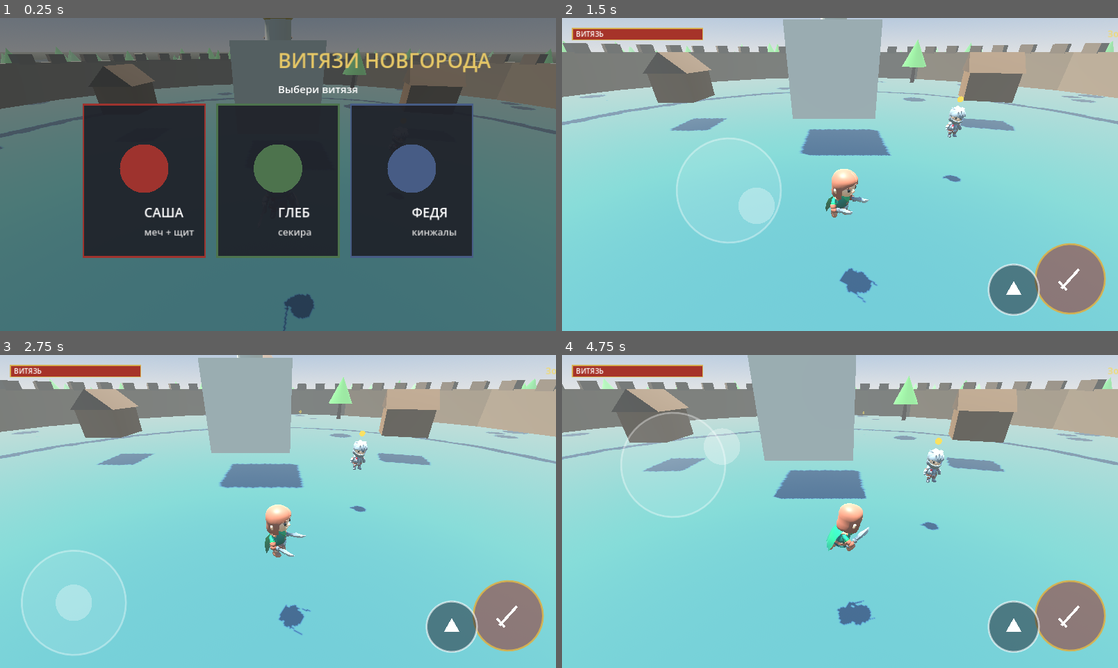
Above: before the commit, frames 1-4 (two rows, left to right).
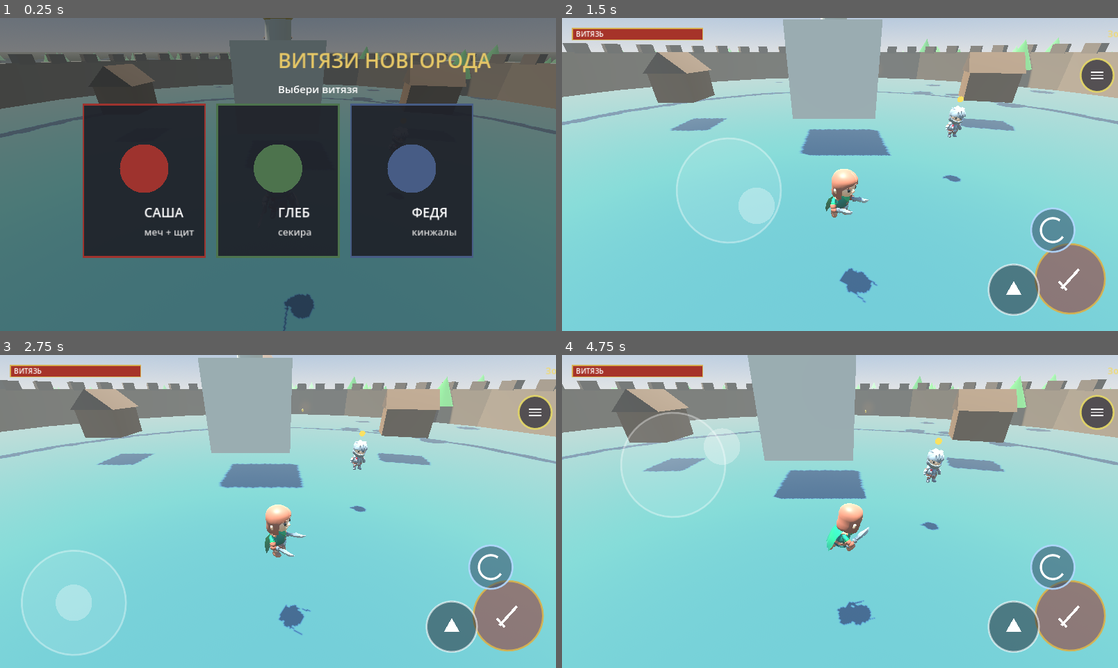
Above: after the commit, the same moments.

Repository: crucian1812-a11y/ar
Game: Godot game, scene res://Main.tscn
Two runs of this game, one before a commit and one after it. Both use one fixed random seed, a clock stepped at 60 frames per second and the inputs below.
Inputs (mouse positions are in pixels of both pictures, inside the frame that each line leads up to):
- Up to frame 1 (0.25 s): no input
- Up to frame 2 (1.5 s): move the mouse to (962, 158) at 0.52 s; click (962, 158) at 0.67 s; drag from (728, 190) to (812, 237) at 1.27 s
- Up to frame 3 (2.75 s): move the mouse to (333, 442) at 2.02 s; click (333, 442) at 2.17 s
- Up to frame 4 (4.75 s): drag from (812, 574) to (673, 464) at 2.77 s; move the mouse to (1006, 558) at 3.52 s; click (1006, 558) at 3.67 s; drag from (673, 464) to (756, 433) at 4.27 s

The runs differ from the first frame. In frame 1, 0.7% of the frame differs, in the area x 0-100%, y 8-42%; in frame 2, 2.3%; in frame 3, 2.4%, in the area x 2-100%, y 6-76%; in frame 4, 2.4%.

Commit message:
Vityazi 3D: inventory & weapon switching, bigger world, dodge + UI polish
- Inventory/equipment screen (backpack button): shows stats (damage, armor,
  HP, gold) and your weapons; tap to equip — switches the visible weapon
  attachment, damage, reach and attack animation
- Each hero has two weapon styles to switch between (1H+shield / two-handed,
  or dual daggers / lunging blade)
- New hero controls: dodge-roll button (dash + i-frames, Dodge animation) and
  an inventory button
- Bigger world: WORLD 220 / flat plaza 120, 4 villages + lone landmarks,
  8 enemy camps + boss, more trees and scattered loot
- Cleaner shop panel (close button, gold shown); kept toasts
- Verified headless: 34 enemies / 5 NPCs / 28 pickups, no script errors

Co-Authored-By: Claude Opus 4.8 <noreply@anthropic.com>
Claude-Session: https://claude.ai/code/session_01Ybzc4D61QXnypTQH2Ro8uP

Diff:
--- a/vityazi3d/Main.gd
+++ b/vityazi3d/Main.gd
@@ -1,10 +1,10 @@
 extends Node3D
 
-const WORLD := 170.0
-const CELLS := 70
-const AMP := 8.0
+const WORLD := 220.0
+const CELLS := 84
+const AMP := 9.0
 const WATER_Y := -3.0
-const PLAZA := 95.0
+const PLAZA := 120.0
 
 var noise := FastNoiseLite.new()
 var controls
@@ -42,7 +42,7 @@
 	_build_terrain()
 	_build_floor()
 	_build_water()
-	_scatter_trees(160)
+	_scatter_trees(260)
 	_build_town()
 	_build_villages()
 	_spawn_player()
@@ -182,7 +182,7 @@
 		var x := randf_range(-WORLD + 8, WORLD - 8)
 		var z := randf_range(-WORLD + 8, WORLD - 8)
 		var d := Vector2(x, z).length()
-		if d < 30.0 or d > 150.0:
+		if d < 30.0 or d > 205.0:
 			continue
 		_make_tree(Vector3(x, terrain_height(x, z), z))
 
@@ -223,10 +223,14 @@
 	_make_npc(Vector3(8, 0, 4))      # town merchant
 
 func _build_villages() -> void:
-	for center in [Vector3(-68, 0, -26), Vector3(64, 0, 42)]:
-		for off in [Vector3(-6, 0, -5), Vector3(7, 0, -4), Vector3(-5, 0, 7), Vector3(8, 0, 8)]:
+	for center in [Vector3(-78, 0, -34), Vector3(80, 0, 50), Vector3(-90, 0, 60), Vector3(95, 0, -40)]:
+		for off in [Vector3(-6, 0, -5), Vector3(7, 0, -4), Vector3(-5, 0, 7), Vector3(8, 0, 8), Vector3(0, 0, -9)]:
 			_izba(center + off)
 		_make_npc(center)
+	# a couple of lone landmarks for exploration
+	_tower(Vector3(0, 0, 110))
+	_tower(Vector3(-110, 0, 0))
+	_church(Vector3(115, 0, 95))
 
 func _make_npc(pos: Vector3) -> void:
 	var npc := GameNpc.new()
@@ -357,11 +361,12 @@
 	alive = 0
 
 func _spawn_world_enemies() -> void:
-	var camps := [Vector3(70, 0, 18), Vector3(-58, 0, 55), Vector3(22, 0, -78),
-		Vector3(-74, 0, -42), Vector3(72, 0, -52)]
+	var camps := [Vector3(75, 0, 18), Vector3(-58, 0, 60), Vector3(22, 0, -85),
+		Vector3(-80, 0, -55), Vector3(95, 0, -75), Vector3(-40, 0, 95),
+		Vector3(60, 0, 95), Vector3(-105, 0, 25)]
 	for c in camps:
 		_spawn_camp(c, false)
-	_spawn_camp(Vector3(0, 0, -88), true)   # boss camp
+	_spawn_camp(Vector3(0, 0, -110), true)   # boss camp
 
 func _spawn_camp(center: Vector3, boss: bool) -> void:
 	var n := randi_range(3, 5)
@@ -395,17 +400,18 @@
 		_: return 8
 
 func _spawn_pickups() -> void:
-	for i in range(11):
-		_make_pickup("gold", randf_range(12, 32), _rand_spot())
-	_make_pickup("weapon", 12.0, _rand_spot())
-	_make_pickup("weapon", 22.0, _rand_spot())
-	_make_pickup("armor", 0.10, _rand_spot())
-	_make_pickup("armor", 0.14, _rand_spot())
-	_make_pickup("heal", 40.0, _rand_spot())
+	for i in range(20):
+		_make_pickup("gold", randf_range(12, 35), _rand_spot())
+	for i in range(3):
+		_make_pickup("weapon", randf_range(10, 24), _rand_spot())
+	for i in range(3):
+		_make_pickup("armor", randf_range(0.08, 0.14), _rand_spot())
+	for i in range(2):
+		_make_pickup("heal", 40.0, _rand_spot())
 
 func _rand_spot() -> Vector3:
 	var a := randf() * TAU
-	var d := randf_range(22.0, 88.0)
+	var d := randf_range(22.0, 115.0)
 	return Vector3(cos(a) * d, 1.0, sin(a) * d)
 
 func _make_pickup(kind: String, value: float, pos: Vector3) -> void:
@@ -470,6 +476,16 @@
 				return
 			if controls.consume_interact() and near_npc != null:
 				_open_shop()
+			if controls.consume_inventory():
+				_open_inventory()
+		"inv":
+			var ei: int = controls.consume_equip()
+			if ei >= 0:
+				player.equip(ei)
+				_refresh_inv()
+			if controls.consume_close():
+				state = "play"
+				controls.state = 1
 		"shop":
 			var bi: int = controls.consume_buy()
 			if bi >= 0:
@@ -491,6 +507,17 @@
 			near_npc = n
 	controls.can_interact = near_npc != null
 
+func _open_inventory() -> void:
+	_refresh_inv()
+	state = "inv"
+	controls.state = 5
+
+func _refresh_inv() -> void:
+	controls.inv_weapons = player.weapon_names()
+	controls.inv_equipped = player.weapon_idx
+	controls.inv_stats = "Урон: %d    Броня: %d%%    HP: %d/%d    Золото: %d" % [
+		player.total_dmg(), int(player.armor * 100), int(player.hp), int(player.max_hp), player.gold]
+
 func _open_shop() -> void:
 	var names := []
 	for it in shop:
--- a/vityazi3d/Player.gd
+++ b/vityazi3d/Player.gd
@@ -15,22 +15,34 @@
 var atk_dmg := 42.0
 var atk_reach := 2.8
 var atk_cd_time := 0.6
+var attack_anim := "1H_Melee_Attack_Slice_Diagonal"
 
 # RPG stats
 var gold := 40
-var armor := 0.0        # damage reduction 0..0.7
-var dmg_bonus := 0.0    # added to atk_dmg from gear/artifacts
+var armor := 0.0
+var dmg_bonus := 0.0
+
+# weapons / equipment
+var weapons: Array = []
+var weapon_idx := 0
+
+# dodge
+const DODGE_SPEED := 16.0
+const DODGE_TIME := 0.32
+const DODGE_CD := 0.8
+var dodge_t := 0.0
+var dodge_cd := 0.0
+var dodge_dir := Vector3.FORWARD
 
 var cam_yaw := 0.0
 var cam_pitch := 0.5
 var cam: Camera3D
 var model: Node3D
+var skel: Skeleton3D
 var anim: AnimationPlayer
 var idle_anim := "Idle"
 var run_anim := "Running_A"
-var attack_anim := "1H_Melee_Attack_Slice_Diagonal"
 var cur_anim := ""
-
 var attack_cd := 0.0
 var anim_lock := 0.0
 var hurt_t := 0.0
@@ -50,46 +62,42 @@
 	col.shape = cap
 	col.position = Vector3(0, 0.9, 0)
 	add_child(col)
-
 	cam = Camera3D.new()
 	cam.fov = 70.0
 	add_child(cam)
 	cam.current = true
-
 	set_character(0)
+
+func _weapons_for(id: int) -> Array:
+	match id:
+		0: return [
+			{"name": "Меч и щит", "show": ["1H_Sword", "Round_Shield", "Knight_Helmet"], "anim": "1H_Melee_Attack_Slice_Diagonal", "dmg": 42.0, "reach": 2.7, "cd": 0.55},
+			{"name": "Двуручный меч", "show": ["2H_Sword", "Knight_Helmet"], "anim": "2H_Melee_Attack_Chop", "dmg": 72.0, "reach": 3.0, "cd": 0.82},
+		]
+		1: return [
+			{"name": "Топор и щит", "show": ["1H_Axe", "Barbarian_Round_Shield", "Barbarian_Hat"], "anim": "1H_Melee_Attack_Chop", "dmg": 50.0, "reach": 2.6, "cd": 0.6},
+			{"name": "Двуручная секира", "show": ["2H_Axe", "Barbarian_Hat"], "anim": "2H_Melee_Attack_Chop", "dmg": 84.0, "reach": 2.9, "cd": 0.88},
+		]
+		_: return [
+			{"name": "Парные кинжалы", "show": ["Knife", "Knife_Offhand", "Rogue_Cape"], "anim": "Dualwield_Melee_Attack_Slice", "dmg": 30.0, "reach": 2.3, "cd": 0.36},
+			{"name": "Клинок (выпад)", "show": ["Knife", "Rogue_Cape"], "anim": "1H_Melee_Attack_Stab", "dmg": 48.0, "reach": 2.9, "cd": 0.5},
+		]
+
+func _model_path(id: int) -> String:
+	match id:
+		0: return "res://assets/models/Knight.glb"
+		1: return "res://assets/models/Barbarian.glb"
+		_: return "res://assets/models/Rogue.glb"
 
 func set_character(id: int) -> void:
 	char_id = id
-	var path := ""
-	var show: Array = []
-	match id:
-		0:  # Саша — рыцарь с мечом и щитом
-			path = "res://assets/models/Knight.glb"
-			show = ["1H_Sword", "Round_Shield", "Knight_Helmet"]
-			attack_anim = "1H_Melee_Attack_Slice_Diagonal"
-			atk_dmg = 42; atk_reach = 2.7; atk_cd_time = 0.55
-		1:  # Глеб — богатырь с секирой
-			path = "res://assets/models/Barbarian.glb"
-			show = ["2H_Axe", "Barbarian_Hat"]
-			attack_anim = "2H_Melee_Attack_Chop"
-			atk_dmg = 64; atk_reach = 2.7; atk_cd_time = 0.7
-		2:  # Федя — ловкач с кинжалами
-			path = "res://assets/models/Rogue.glb"
-			show = ["Knife", "Knife_Offhand", "Rogue_Cape"]
-			attack_anim = "Dualwield_Melee_Attack_Slice"
-			atk_dmg = 30; atk_reach = 2.4; atk_cd_time = 0.38
-
+	weapons = _weapons_for(id)
 	if model != null:
 		model.queue_free()
-	model = load(path).instantiate()
+	model = load(_model_path(id)).instantiate()
 	add_child(model)
 	model.scale = Vector3.ONE * MODEL_SCALE
-
-	var sk := _find_class(model, "Skeleton3D")
-	if sk:
-		for c in sk.get_children():
-			if _is_equip(String(c.name)):
-				c.visible = String(c.name) in show
+	skel = _find_class(model, "Skeleton3D")
 	anim = _find_class(model, "AnimationPlayer")
 	if anim:
 		for a in [idle_anim, run_anim]:
@@ -97,6 +105,18 @@
 				anim.get_animation(a).loop_mode = Animation.LOOP_LINEAR
 		cur_anim = idle_anim
 		anim.play(idle_anim)
+	equip(0)
+
+func equip(i: int) -> void:
+	if i < 0 or i >= weapons.size():
+		return
+	weapon_idx = i
+	var w = weapons[i]
+	atk_dmg = w["dmg"]; atk_reach = w["reach"]; atk_cd_time = w["cd"]; attack_anim = w["anim"]
+	if skel:
+		for c in skel.get_children():
+			if _is_equip(String(c.name)):
+				c.visible = String(c.name) in w["show"]
 
 func _is_equip(n: String) -> bool:
 	for k in EQUIP_KEYS:
@@ -106,8 +126,10 @@
 
 func _physics_process(delta: float) -> void:
 	attack_cd = maxf(0.0, attack_cd - delta)
+	dodge_cd = maxf(0.0, dodge_cd - delta)
 	if hurt_t > 0.0: hurt_t -= delta
 	if anim_lock > 0.0: anim_lock -= delta
+	if dodge_t > 0.0: dodge_t -= delta
 
 	if controls:
 		cam_yaw -= controls.consume_look() * 0.005
@@ -118,7 +140,10 @@
 	var dir := fwd * stick.y + right * stick.x
 	var moving := false
 
-	if dir.length() > 0.15:
+	if dodge_t > 0.0:
+		velocity.x = dodge_dir.x * DODGE_SPEED
+		velocity.z = dodge_dir.z * DODGE_SPEED
+	elif dir.length() > 0.15:
 		dir = dir.normalized()
 		velocity.x = dir.x * SPEED
 		velocity.z = dir.z * SPEED
@@ -139,7 +164,21 @@
 	else:
 		velocity.y = maxf(velocity.y - GRAVITY * delta, -40.0)
 
-	if controls and controls.consume_attack() and attack_cd <= 0.0:
+	# dodge roll
+	if controls and controls.consume_dodge() and dodge_cd <= 0.0 and is_on_floor():
+		dodge_cd = DODGE_CD
+		dodge_t = DODGE_TIME
+		hurt_t = maxf(hurt_t, DODGE_TIME)   # i-frames
+		var dd := dir if dir.length() > 0.1 else Vector3(sin(model.rotation.y), 0, cos(model.rotation.y))
+		dodge_dir = dd.normalized()
+		if model:
+			model.rotation.y = atan2(dodge_dir.x, dodge_dir.z)
+		if anim and anim.has_animation("Dodge_Forward"):
+			anim.play("Dodge_Forward")
+			cur_anim = "Dodge_Forward"
+			anim_lock = DODGE_TIME
+
+	if controls and controls.consume_attack() and attack_cd <= 0.0 and dodge_t <= 0.0:
 		attack_cd = atk_cd_time
 		Sfx.swing()
 		_do_attack()
@@ -161,9 +200,7 @@
 		anim.play(want, 0.15)
 
 func _do_attack() -> void:
-	var f := -global_transform.basis.z
-	if model:
-		f = Vector3(sin(model.rotation.y), 0, cos(model.rotation.y))
+	var f := Vector3(sin(model.rotation.y), 0, cos(model.rotation.y)) if model else -global_transform.basis.z
 	for e in get_tree().get_nodes_in_group("enemy"):
 		var to = e.global_position - global_position
 		if to.length() < atk_reach and f.dot(to.normalized()) > 0.1:
@@ -179,22 +216,21 @@
 	if hp < 0.0:
 		hp = 0.0
 
-# ---- RPG helpers (called by Main for shop / pickups) ----
-func add_gold(n: int) -> void:
-	gold += n
-func add_dmg(n: float) -> void:
-	dmg_bonus += n
-func add_armor(n: float) -> void:
-	armor = clampf(armor + n, 0.0, 0.7)
-func heal(n: float) -> void:
-	hp = minf(hp + n, max_hp)
-func add_maxhp(n: float) -> void:
-	max_hp += n
-	hp = max_hp
-
 func knockback(dir: Vector3, force: float) -> void:
 	velocity.x += dir.x * force
 	velocity.z += dir.z * force
+
+func add_gold(n: int) -> void: gold += n
+func add_dmg(n: float) -> void: dmg_bonus += n
+func add_armor(n: float) -> void: armor = clampf(armor + n, 0.0, 0.7)
+func heal(n: float) -> void: hp = minf(hp + n, max_hp)
+func add_maxhp(n: float) -> void: max_hp += n; hp = max_hp
+func total_dmg() -> int: return int(atk_dmg + dmg_bonus)
+func weapon_names() -> Array:
+	var a := []
+	for w in weapons:
+		a.append(w["name"])
+	return a
 
 func _update_camera() -> void:
 	var target := global_position + Vector3.UP * 1.6
--- a/vityazi3d/TouchControls.gd
+++ b/vityazi3d/TouchControls.gd
@@ -22,6 +22,13 @@
 var shop_names: Array = []
 var toast := ""
 var toast_t := 0.0
+# inventory
+var inv_weapons: Array = []
+var inv_equipped := 0
+var inv_stats := ""
+var _inventory := false
+var _equip := -1
+var _dodge := false
 
 const JOY_R := 120.0
 var joy_finger := -1
@@ -64,6 +71,23 @@
 	var b := _buy; _buy = -1; return b
 func consume_close() -> bool:
 	var c := _close; _close = false; return c
+func consume_inventory() -> bool:
+	var i := _inventory; _inventory = false; return i
+func consume_equip() -> int:
+	var e := _equip; _equip = -1; return e
+func consume_dodge() -> bool:
+	var d := _dodge; _dodge = false; return d
+
+func _dodge_btn() -> Vector2:
+	var v := _vp(); return Vector2(v.x - 150.0, v.y - 232.0)
+func _dodge_r() -> float: return 50.0
+func _inv_btn() -> Vector2:
+	var v := _vp(); return Vector2(v.x - 48.0, 132.0)
+func _inv_r() -> float: return 38.0
+func _inv_row(i: int) -> Rect2:
+	var p := _shop_panel()
+	var rh := 56.0
+	return Rect2(p.position.x + 20.0, p.position.y + 120.0 + i * (rh + 10.0), p.size.x - 40.0, rh)
 
 # ---- geometry ----
 func _attack_center() -> Vector2:
@@ -110,9 +134,21 @@
 	elif state == 4:
 		if _pressed(event):
 			_shop_tap(_press_pos(event))
+	elif state == 5:
+		if _pressed(event):
+			_inv_tap(_press_pos(event))
 	else:
 		if _pressed(event):
 			restart = true
+
+func _inv_tap(p: Vector2) -> void:
+	if _shop_close().has_point(p):
+		_close = true
+		return
+	for i in range(inv_weapons.size()):
+		if _inv_row(i).has_point(p):
+			_equip = i
+			return
 
 func _pressed(e: InputEvent) -> bool:
 	return (e is InputEventScreenTouch and e.pressed) or \
@@ -151,12 +187,16 @@
 			_drag(-2, event.position, event.relative)
 
 func _press(p: Vector2, id: int) -> void:
+	if p.distance_to(_inv_btn()) <= _inv_r():
+		_inventory = true; return
 	if can_interact and p.distance_to(_interact_btn()) <= _interact_r():
 		_interact = true; return
 	if p.distance_to(_attack_center()) <= _attack_r():
 		_attack = true; return
 	if p.distance_to(_jump_center()) <= _jump_r():
 		_jump = true; return
+	if p.distance_to(_dodge_btn()) <= _dodge_r():
+		_dodge = true; return
 	if p.x < _vp().x * 0.5 and joy_finger == -1:
 		joy_finger = id; joy_origin = p; move_vec = Vector2.ZERO
 	elif look_finger == -1:
@@ -184,6 +224,7 @@
 		1: _draw_play()
 		0: _draw_menu()
 		4: _draw_play(); _draw_shop()
+		5: _draw_play(); _draw_inv()
 		2: _draw_end("НОВГОРОД ПАЛ", Color(0.85, 0.3, 0.25))
 		3: _draw_end("ПОБЕДА!", Color(0.85, 0.7, 0.3))
 
@@ -204,6 +245,17 @@
 		draw_circle(jc, _jump_r(), Color(0.15, 0.19, 0.24, 0.55))
 		draw_arc(jc, _jump_r(), 0, TAU, 40, Color(1, 1, 1, 0.6), 3.0, true)
 		draw_colored_polygon(PackedVector2Array([jc + Vector2(0, -20), jc + Vector2(-18, 12), jc + Vector2(18, 12)]), Color.WHITE)
+		# dodge button
+		var dc := _dodge_btn()
+		draw_circle(dc, _dodge_r(), Color(0.2, 0.3, 0.4, 0.55))
+		draw_arc(dc, _dodge_r(), 0, TAU, 36, Color(0.7, 0.85, 1.0, 0.9), 3.0, true)
+		draw_arc(dc, _dodge_r() * 0.55, 0.6, 0.6 + TAU * 0.75, 24, Color.WHITE, 4.0, true)
+		# inventory button
+		var iv := _inv_btn()
+		draw_circle(iv, _inv_r(), Color(0.15, 0.15, 0.2, 0.7))
+		draw_arc(iv, _inv_r(), 0, TAU, 32, Color(0.9, 0.85, 0.4, 0.9), 3.0, true)
+		for ly in [-7.0, 0.0, 7.0]:
+			draw_line(iv + Vector2(-14, ly), iv + Vector2(14, ly), Color.WHITE, 3.0)
 		if can_interact:
 			var ic := _interact_btn()
 			draw_circle(ic, _interact_r(), Color(0.2, 0.45, 0.25, 0.7))
@@ -244,6 +296,30 @@
 		draw_rect(r, Color(0.5, 0.45, 0.35), false, 1.5)
 		if font:
 			draw_string(font, r.position + Vector2(14, 36), str(shop_names[i]), HORIZONTAL_ALIGNMENT_LEFT, -1, 20, Color.WHITE)
+
+func _draw_inv() -> void:
+	var v := _vp()
+	var font := ThemeDB.fallback_font
+	draw_rect(Rect2(0, 0, v.x, v.y), Color(0, 0, 0, 0.55))
+	var p := _shop_panel()
+	draw_rect(p, Color(0.10, 0.11, 0.13, 0.97))
+	draw_rect(p, Color(0.85, 0.7, 0.3, 0.9), false, 3.0)
+	if font:
+		draw_string(font, Vector2(p.position.x + 20, p.position.y + 42), "СНАРЯЖЕНИЕ", HORIZONTAL_ALIGNMENT_LEFT, -1, 28, Color(0.95, 0.85, 0.4))
+		draw_string(font, Vector2(p.position.x + 20, p.position.y + 78), inv_stats, HORIZONTAL_ALIGNMENT_LEFT, -1, 18, Color.WHITE)
+		draw_string(font, Vector2(p.position.x + 20, p.position.y + 112), "Оружие (нажми, чтобы взять):", HORIZONTAL_ALIGNMENT_LEFT, -1, 16, Color(0.8, 0.8, 0.8))
+	var cl := _shop_close()
+	draw_rect(cl, Color(0.4, 0.15, 0.13))
+	if font:
+		draw_string(font, cl.position + Vector2(14, 31), "X", HORIZONTAL_ALIGNMENT_LEFT, -1, 24, Color.WHITE)
+	for i in range(inv_weapons.size()):
+		var r := _inv_row(i)
+		var equipped := i == inv_equipped
+		draw_rect(r, Color(0.22, 0.28, 0.20) if equipped else Color(0.2, 0.19, 0.17))
+		draw_rect(r, Color(0.5, 0.8, 0.4) if equipped else Color(0.5, 0.45, 0.35), false, 2.0)
+		if font:
+			var tag := "  ✓ надето" if equipped else ""
+			draw_string(font, r.position + Vector2(14, 36), str(inv_weapons[i]) + tag, HORIZONTAL_ALIGNMENT_LEFT, -1, 20, Color.WHITE)
 
 func _draw_menu() -> void:
 	var v := _vp()
